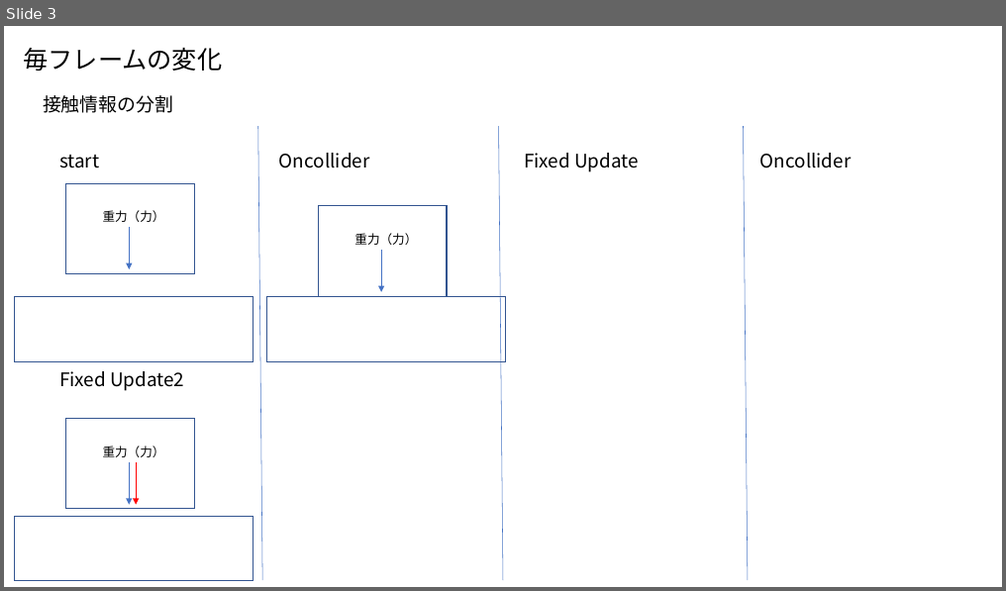
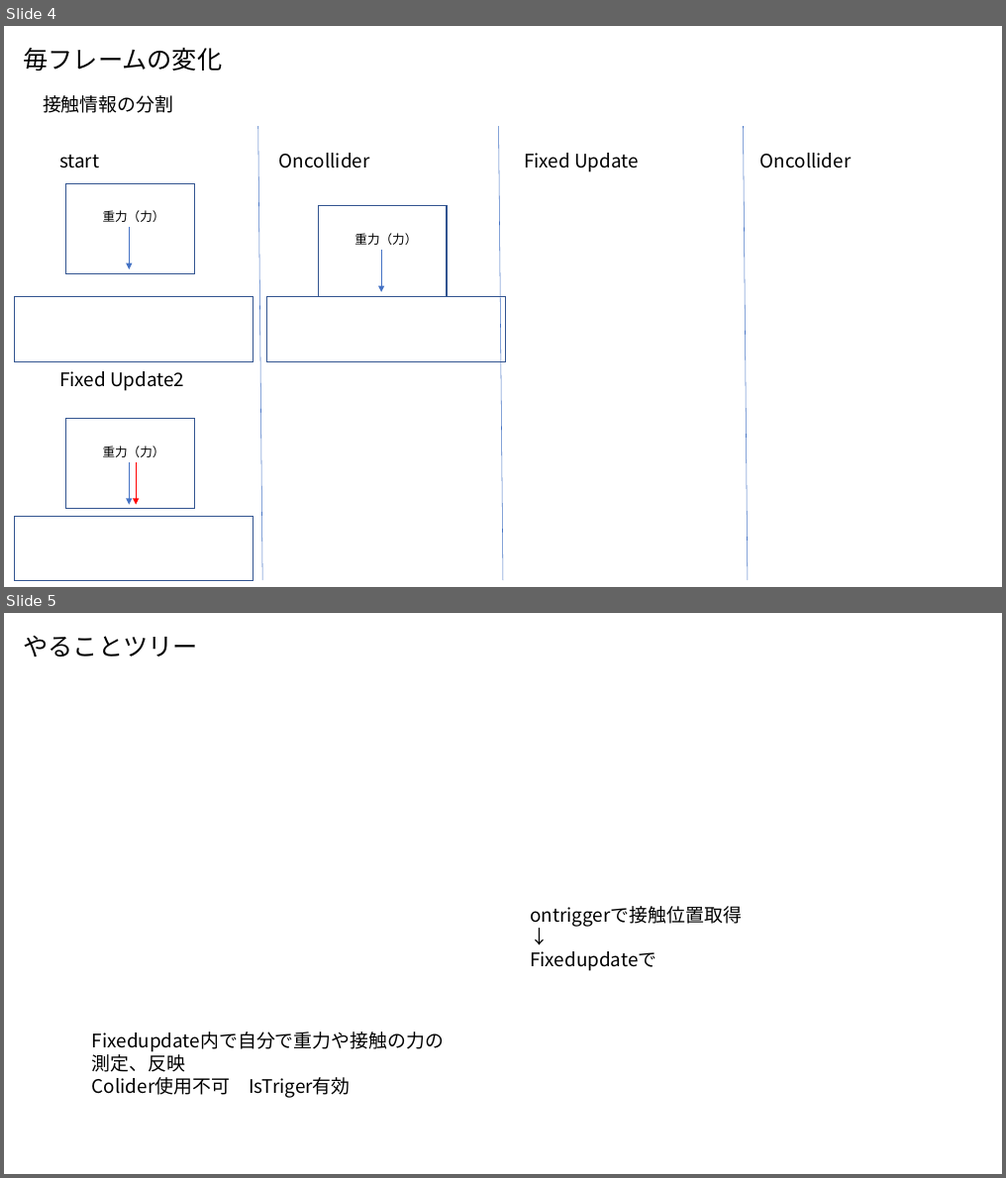
Before and after one commit to tealate/uni, a slide deck: 自分用メモ.pptx. Shown one above the other, each under a label of ours: slide 3 before the commit, slides 4 and 5 after it. The pictures are 1006x591 and 1006x1178 pixels, drawn with LibreOffice and Linux fonts; fonts in the diff are those of the drawing. Boxes give left, top, right and bottom in pixels: in the first picture for what was removed or moved away, otherwise in the second. Text is boxed around its words. In the diff, an @@ line names an element or a change of style, - is before the commit and + after.

```diff
--- a/自分用メモ.pptx
+++ b/自分用メモ.pptx
@@ slide 5 added at <box>4,613,1002,1174</box>, background #FFFFFF @@
@@ text added at <box>23,636,197,657</box>, 24 pt, text #000000 @@
+やることツリー
@@ text added at <box>530,906,742,971</box>, 18 pt, text #000000 @@
+ontriggerで接触位置取得
+↓
+Fixedupdateで
@@ text added at <box>92,1052,350,1098</box>, 18 pt, text #000000 @@
+Fixedupdate内で自分で重力や接触の力の測定、反映
+Colider使用不可 IsTriger有効
@@ what was slide 3 is now slide 4 @@
```
Also in this commit, not shown: 1 other slide added, 44 other files.
